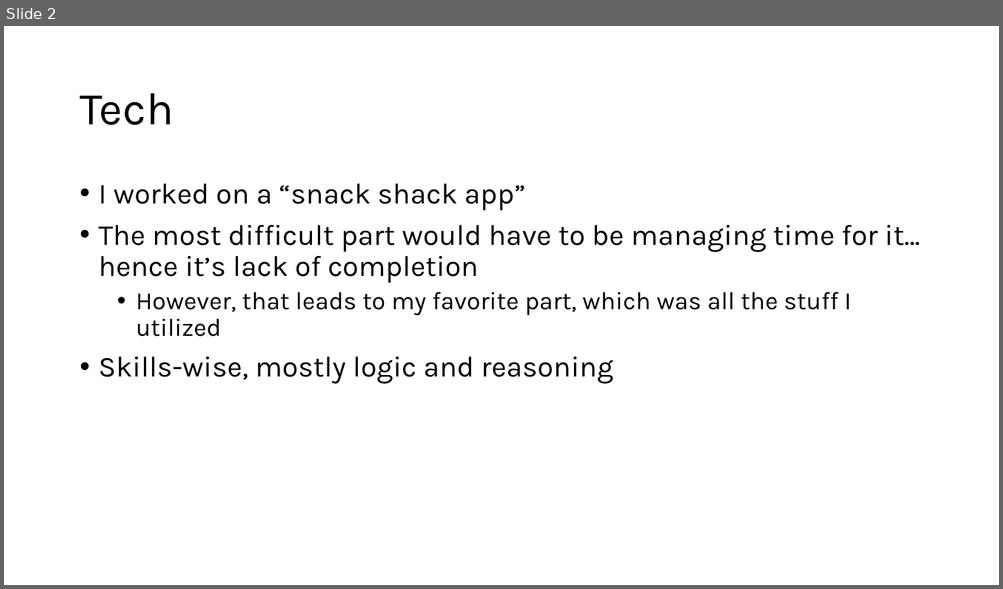
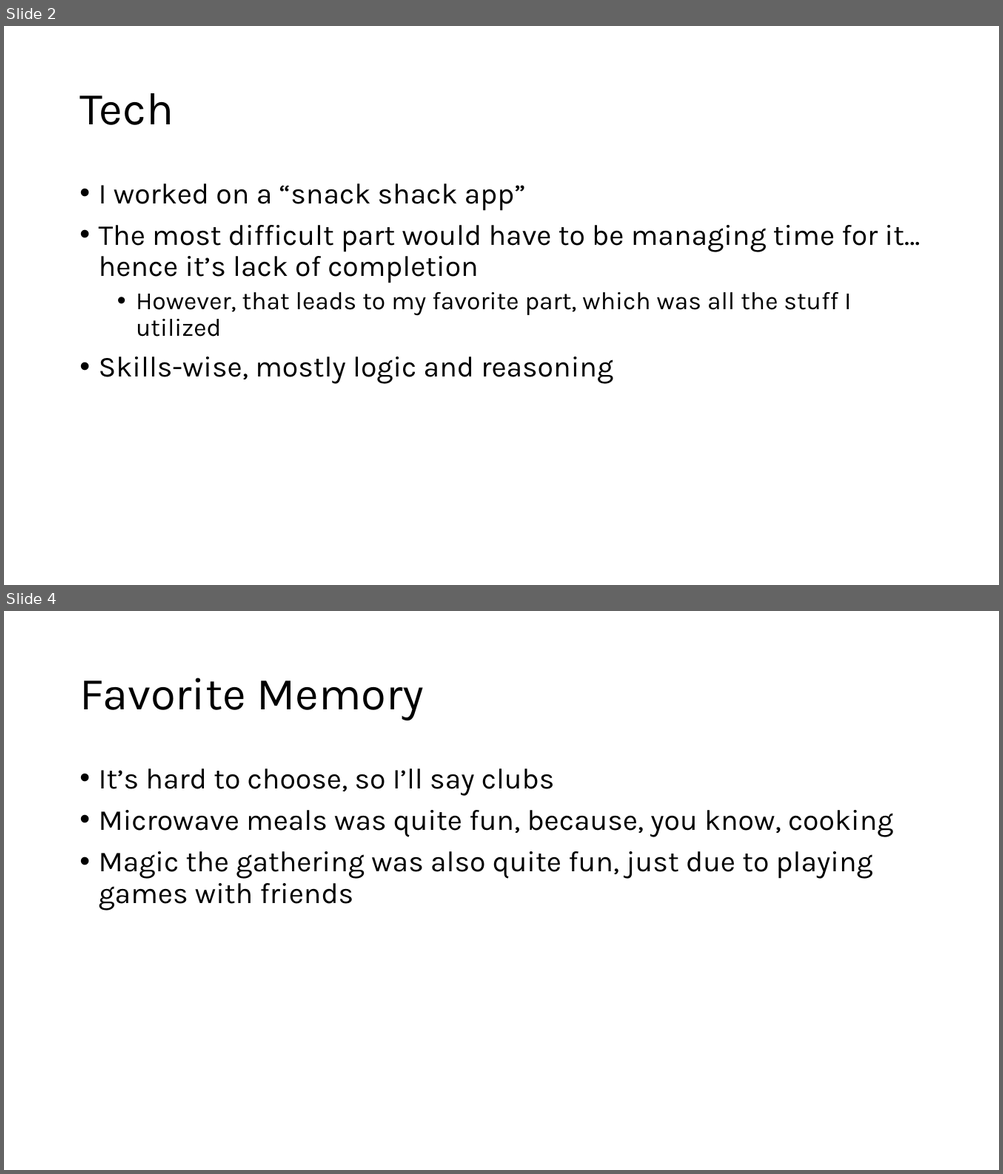
Before and after one commit to CTH-npitx/Presentations, a slide deck: Fall 2025/Fall 2025 Presentation.pptx. Shown one above the other, each under a label of ours: slide 2 before the commit, slides 2 and 4 after it; the slides between them are not shown. The pictures are 1003x589 and 1003x1174 pixels, drawn with LibreOffice and Linux fonts; fonts in the diff are those of the drawing. Boxes give left, top, right and bottom in pixels: in the first picture for what was removed or moved away, otherwise in the second. Text is boxed around its words. In the diff, an @@ line names an element or a change of style, - is before the commit and + after.

```diff
--- a/Fall 2025/Fall 2025 Presentation.pptx
+++ b/Fall 2025/Fall 2025 Presentation.pptx
@@ slide 4 added at [4, 611, 999, 1170], background #FFFFFF @@
@@ title added at [79, 678, 424, 721], 44 pt, text #000000 @@
+Favorite Memory
@@ text added at [99, 769, 893, 911], 28 pt, text #000000 @@
+• It’s hard to choose, so I’ll say clubs
+• Microwave meals was quite fun, because, you know, cooking
+• Magic the gathering was also quite fun, just due to playing games with friends
```
Also in this commit, not shown: 1 other slide added.
